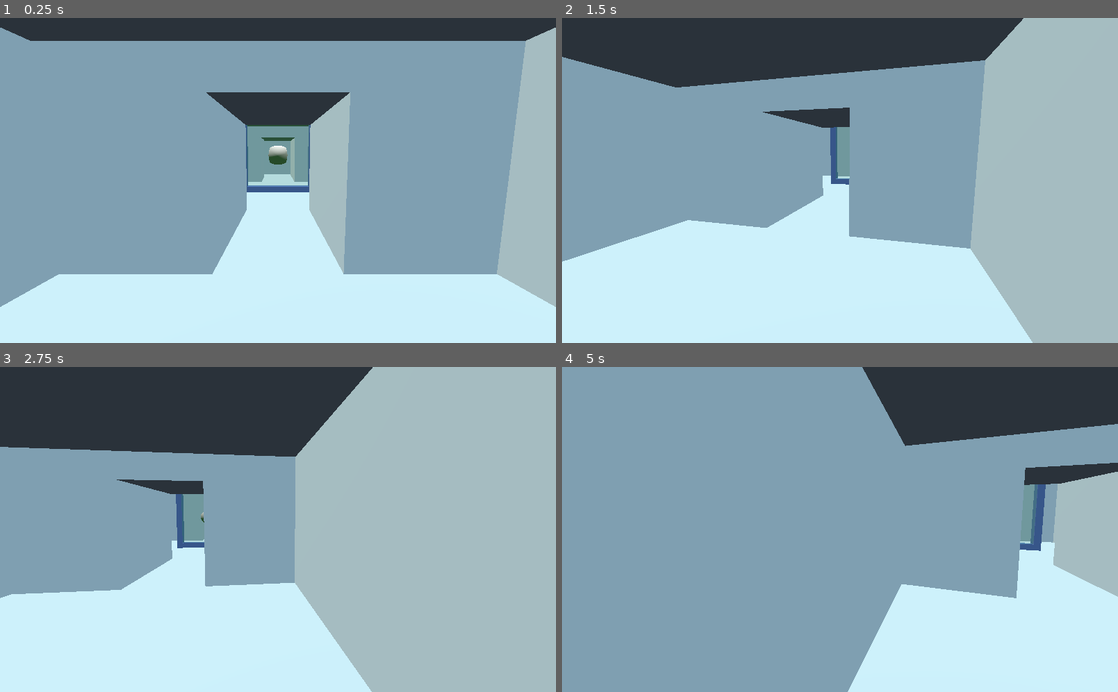
Above: before the commit, frames 1-4 (two rows, left to right).
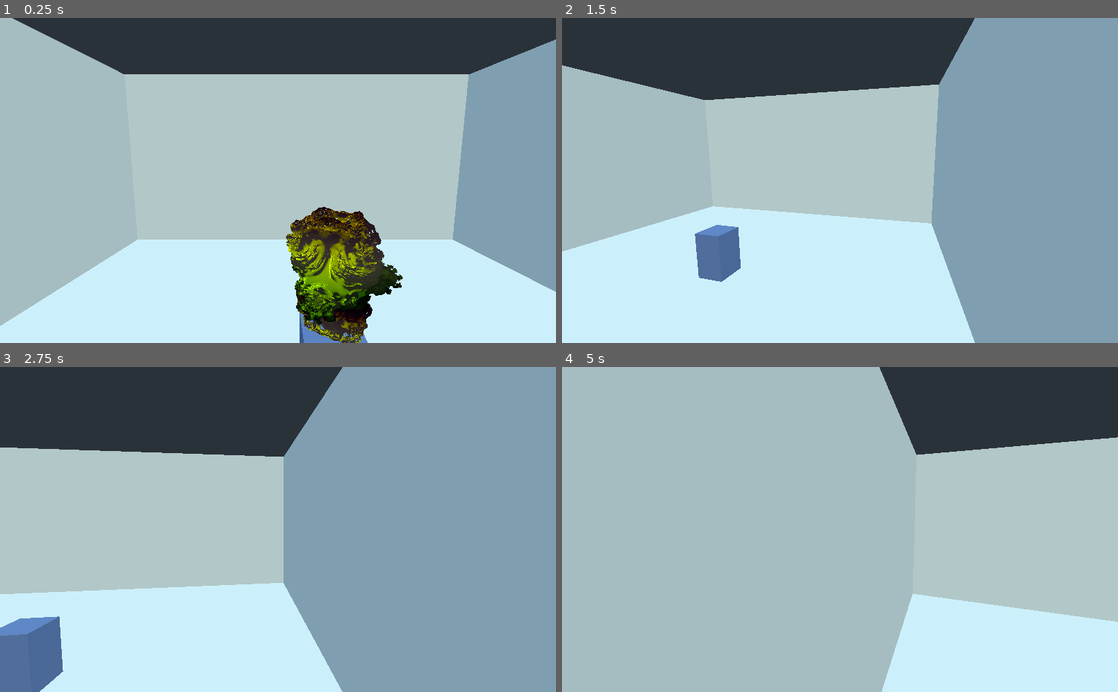
Above: after the commit, the same moments.

Repository: Eptwalabha/raymarching-godot
Game: Godot game, scene res://scene/Demo.tscn
Same seed, same stepped clock (60 frames per second), same inputs: the game is played once before the commit and once after it.
Inputs (mouse positions are in pixels of both pictures, inside the frame that each line leads up to):
- Up to frame 1 (0.25 s): no input
- Up to frame 2 (1.5 s): move the mouse to (867, 180) at 0.52 s; hold I (move_right) 0.53-1.28 s; move the mouse to (812, 180) at 1.27 s; hold U (move_backward) from 1.28 s (still down)
- Up to frame 3 (2.75 s): move the mouse to (289, 523) at 2.02 s; release U (move_backward) at 2.03 s; hold I (move_right) from 2.03 s (still down)
- Up to frame 4 (5 s): move the mouse to (834, 536) at 2.77 s; move the mouse to (878, 532) at 3.52 s; release I (move_right) at 3.53 s; hold A (move_left) from 3.53 s (still down); move the mouse to (795, 526) at 4.27 s

The runs differ from the first frame. In frame 1, 68% of the frame differs, in the area x 0-100%, y 0-100%; in frame 2, 60%; in frame 3, 69%; in frame 4, 78%.

Commit message:
add mandelbulb wip

Diff:
--- /dev/null
+++ b/materials/RMMandelbulb.tres
@@ -0,0 +1,15 @@
+[gd_resource type="ShaderMaterial" load_steps=4 format=2]
+
+[ext_resource path="res://shaders/RMMandelbulb.shader" type="Shader" id=1]
+
+[sub_resource type="Gradient" id=1]
+offsets = PoolRealArray( 0.169329, 0.230032, 0.265176, 0.325879, 0.389776 )
+colors = PoolColorArray( 0.757812, 0, 0, 1, 0.291855, 0.824336, 0.274678, 1, 0, 0.0949402, 0.714844, 1, 0.828125, 0.640503, 0, 1, 0.636719, 0.253693, 0.630734, 1 )
+
+[sub_resource type="GradientTexture" id=2]
+gradient = SubResource( 1 )
+width = 512
+
+[resource]
+shader = ExtResource( 1 )
+shader_param/colors = SubResource( 2 )
--- a/scene/Demo.tscn
+++ b/scene/Demo.tscn
@@ -9,8 +9,9 @@
 [ext_resource path="res://materials/RMWorldSpace.tres" type="Material" id=7]
 [ext_resource path="res://materials/RMLocalSpace.tres" type="Material" id=8]
 [ext_resource path="res://scene/prop/FloatingCube.tscn" type="PackedScene" id=9]
+[ext_resource path="res://scene/prop/Mandelbulb.tscn" type="PackedScene" id=10]
 
-[sub_resource type="Animation" id=2]
+[sub_resource type="Animation" id=1]
 resource_name = "move"
 length = 5.0
 loop = true
@@ -64,6 +65,9 @@
 width = 5.0
 height = 2.5
 depth = 5.0
+
+[node name="Mandelbulb" parent="Level/CSGCombiner/CSGCombiner/room1" instance=ExtResource( 10 )]
+transform = Transform( 1, 0, 0, 0, 1, 0, 0, 0, 1, 0, -1.25, 0 )
 
 [node name="room2" type="CSGBox" parent="Level/CSGCombiner/CSGCombiner"]
 transform = Transform( 1, 0, 0, 0, 1, 0, 0, 0, 1, 5, 0.5, -1 )
@@ -163,7 +167,7 @@
 light_energy = 0.4
 
 [node name="KinematicBody" parent="." instance=ExtResource( 2 )]
-transform = Transform( 1, 0, 0, 0, 1, 0, 0, 0, 1, 5, 1.26155, 7 )
+transform = Transform( -1, 0, -8.74228e-08, 0, 1, 0, 8.74228e-08, 0, -1, 5.27153, 1.26155, 5.95946 )
 
 [editable path="Level/CSGCombiner/CSGCombiner/room4/Slider"]
 
--- /dev/null
+++ b/scene/prop/Mandelbulb.tscn
@@ -0,0 +1,34 @@
+[gd_scene load_steps=6 format=2]
+
+[ext_resource path="res://materials/Frame.tres" type="Material" id=1]
+[ext_resource path="res://materials/RMMandelbulb.tres" type="Material" id=2]
+
+[sub_resource type="BoxShape" id=1]
+extents = Vector3( 0.3, 0.6, 0.3 )
+
+[sub_resource type="CubeMesh" id=2]
+size = Vector3( 0.3, 0.5, 0.3 )
+
+[sub_resource type="SphereMesh" id=3]
+radius = 2.0
+height = 4.0
+radial_segments = 8
+rings = 4
+
+[node name="Mandelbulb" type="Spatial"]
+
+[node name="StaticBody" type="StaticBody" parent="."]
+
+[node name="CollisionShape" type="CollisionShape" parent="StaticBody"]
+transform = Transform( 1, 0, 0, 0, 1, 0, 0, 0, 1, 0, 0.6, 0 )
+shape = SubResource( 1 )
+
+[node name="MeshInstance" type="MeshInstance" parent="."]
+transform = Transform( 1, 0, 0, 0, 1, 0, 0, 0, 1, 0, 0.25, 0 )
+mesh = SubResource( 2 )
+material/0 = ExtResource( 1 )
+
+[node name="Mandelbulb" type="MeshInstance" parent="MeshInstance"]
+transform = Transform( 0.2, 0, 0, 0, 0.2, 0, 0, 0, 0.2, 0, 0.574758, 0 )
+mesh = SubResource( 3 )
+material/0 = ExtResource( 2 )
--- /dev/null
+++ b/shaders/RMMandelbulb.shader
@@ -0,0 +1,136 @@
+shader_type spatial;
+render_mode world_vertex_coords;
+render_mode unshaded;
+
+uniform sampler2D colors;
+
+const float SURFACE_DISTANCE = 0.001;
+const float MAX_DISTANCE = 200.;
+const int MAX_STEP = 200;
+
+varying vec3 v;
+varying vec3 rO;
+
+
+vec2 sdMandelbulb(vec3 p, float time, int iteration) {
+	p = p.xzy;
+	vec3 zn = p;
+	float powr = 4.;
+	float t0 = 1.;
+	float d = 1.;
+	float rho = 0., th = 0., phi = 0.;
+
+	for (int i = 0; i < iteration; i++) {
+		rho = length(zn);
+		if (rho > 2.0)
+			break;
+
+		th = atan(zn.y / zn.x) * powr;
+		phi = (asin(zn.z / rho) + time * .5) * powr;
+		d = pow(rho, powr) * powr * d + 1.0;
+		rho = pow(rho, powr);
+
+		zn = vec3(cos(th) * cos(phi), sin(th) * cos(phi), sin(phi));
+		zn = zn * rho + p;
+
+		t0 = min(t0, rho);
+	}
+	return vec2(0.5 * log(rho) * rho / d, t0);
+}
+
+float sdSphere(vec3 p, float radius) {
+	return length(p) - radius;
+}
+
+float sdBox(vec3 p, vec3 box) {
+	vec3 q = abs(p) - box;
+	return length(max(q, 0.)) + min(max(q.x, max(q.y, q.z)), 0.);
+}
+
+vec2 GetDist(vec3 p, float time) {
+	float zoom = .8;
+	return sdMandelbulb(p * zoom, time, 5) / zoom;
+}
+
+vec3 GetNormal(vec3 p) {
+	vec2 e = vec2(1.e-3, 0.);
+	return normalize(GetDist(p, 0.).x - vec3(
+		GetDist(p - e.xyy, 0.).x,
+		GetDist(p - e.yxy, 0.).x,
+		GetDist(p - e.yyx, 0.).x
+	));
+}
+
+vec2 RayMarcher(vec3 ro, vec3 rd, float time) {
+	vec2 dO = vec2(0.);
+	vec2 dS;
+
+	for (int i = 0; i < MAX_STEP; i++) {
+		vec3 p = ro + dO.x * rd;
+		dS = GetDist(p, time);
+		dO += dS.x;
+		if (dS.x < SURFACE_DISTANCE || dO.x > MAX_DISTANCE) {
+			break;
+		}
+	}
+	return dO;
+}
+
+float getShadow(vec3 ro, vec3 rd, float k ){
+	float penumbra = 1.0, h = 0.0, t = 0.01;
+	for (int i = 0; i < 50; ++i){
+		h = (ro + rd).x;
+		if (h < 0.001) {
+			return 0.02;
+		}
+		penumbra = min(penumbra, k * h / t);
+		t += clamp(h, 0.01, 2.0);
+	}
+	return penumbra;
+}
+
+float getLight(vec3 p, vec3 lp, float time) {
+	vec3 d = lp - p;
+	vec3 l = normalize(d);
+	vec3 n = GetNormal(p);
+	float diff = clamp(dot(n, l), 0., 1.);
+	float shadow = RayMarcher(p + l * 0.001, l, time).x;
+	if (shadow < length(d)) {
+		return diff * .3;
+	}
+	return diff;
+}
+
+void vertex() {
+	rO = (inverse(WORLD_MATRIX) * CAMERA_MATRIX[3]).xyz;
+	v = (inverse(WORLD_MATRIX) * vec4(VERTEX, 1.)).xyz;
+}
+
+void fragment() {
+
+	vec3 dr = normalize(v - rO);
+
+	vec2 d = RayMarcher(rO, dr, TIME);
+	vec3 c = vec3(0.);
+
+	if (d.x > MAX_DISTANCE) {
+		discard;
+    } else {
+
+		vec3 p = rO + dr * d.x;
+		vec3 light = vec3(30., 50., -10.);
+		float diff = getLight(p, light, TIME);
+		float shade = getShadow(p, normalize(light - p), 10.);
+
+		vec3 mat = texture(colors, vec2(smoothstep(0., 1., d.y), 0.)).xyz;
+		vec3 tc0 = 0.5 + 0.5 * sin(3.0 + -3.1451 * p.y + vec3(.7, .2, .8));
+		mat = vec3(0.9, 0.8, 0.6) *  0.2 * tc0;
+		vec3 l = light * diff * shade + .2;
+		c = mat * l;
+
+//		p.y = pow(clamp(p.y, 0.0, 1.0), 0.55);
+//		c = mat + diff * amb;
+//		c += mat * diff * amb + .02;
+	}
+	ALBEDO.xyz = c;
+}
Not shown: 4 places in scene/Demo.tscn that only renumber resources
